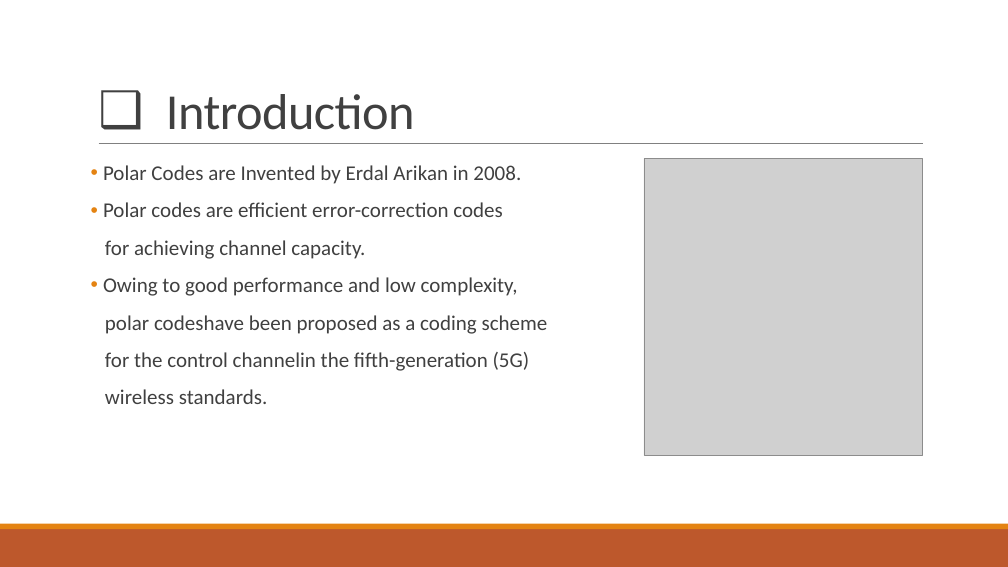
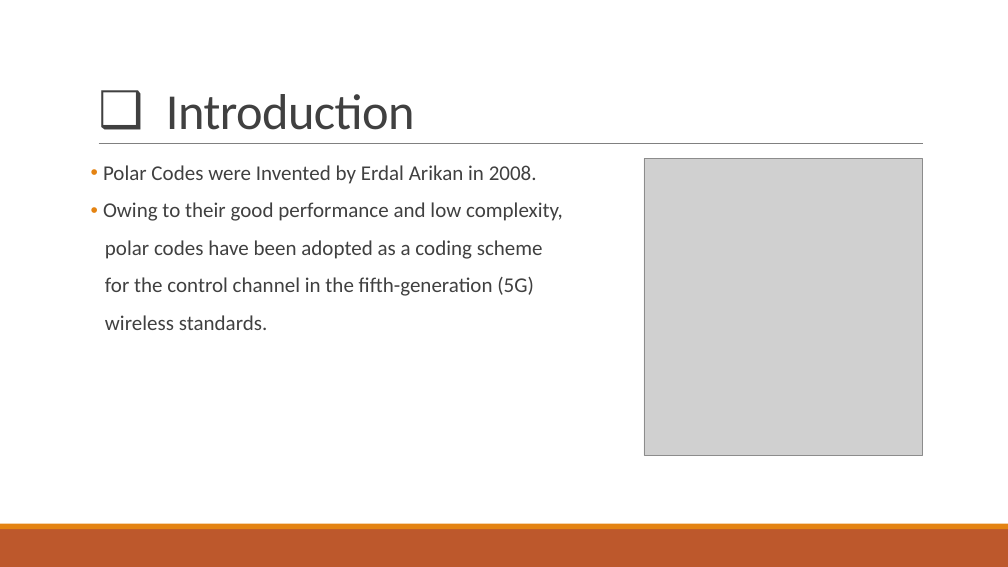
Before and after one commit to Jeet-Desai/Polar-Codes, a slide deck: slide 6 of Project_Presentation.pptx (slide 7 before the commit). Drawn at 1008x567 pixels with LibreOffice and Linux fonts; fonts in the diff are those of the drawing; grey boxes stand for pictures. Boxes give left, top, right and bottom in pixels: in the first picture for what was removed or moved away, otherwise in the second. Text is boxed around its words. In the diff, an @@ line names an element or a change of style, - is before the commit and + after.

Commit message:
updated ppt

```diff
--- a/Project_Presentation.pptx
+++ b/Project_Presentation.pptx
@@ text at (103,165,563,296): text changed @@
-• Polar Codes are Invented by Erdal Arikan in 2008.
-• Polar codes are efficient error-correction codes
-for achieving channel capacity.
-• Owing to good performance and low complexity,
-polar codeshave been proposed as a coding scheme
-for the control channelin the fifth-generation (5G)
+• Polar Codes were Invented by Erdal Arikan in 2008.
+• Owing to their good performance and low complexity,
+polar codes have been adopted as a coding scheme
+for the control channel in the fifth-generation (5G)
```
Also in this commit, not shown: 3 other slides changed, 3 slides added, 2 slides removed.
